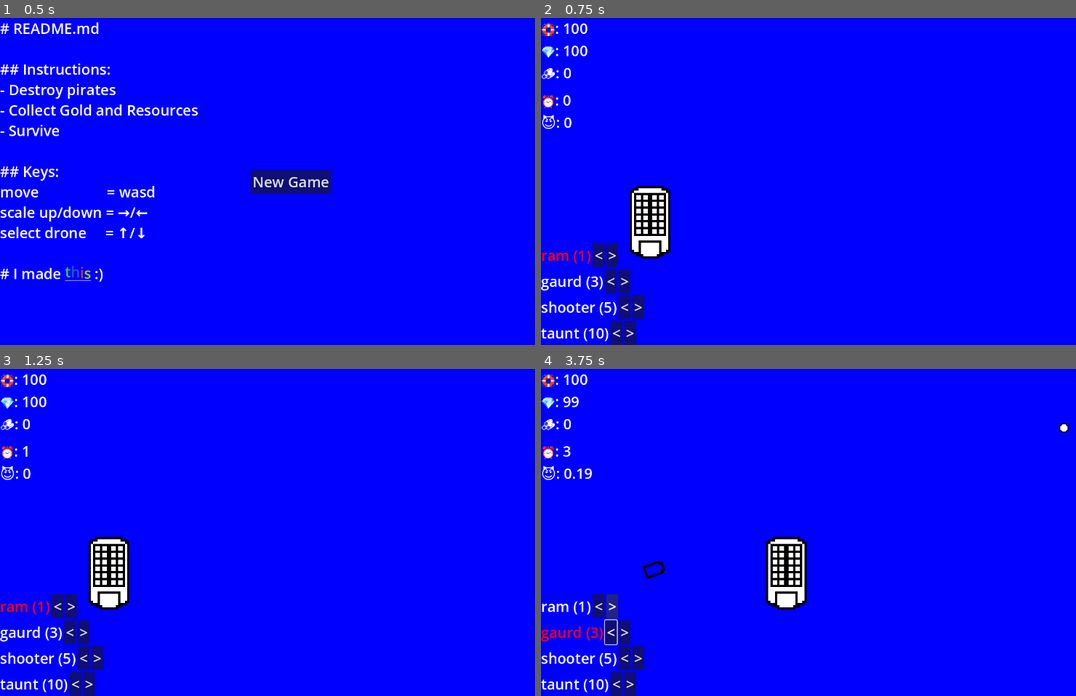
Above: before the commit, frames 1-4 (two rows, left to right).
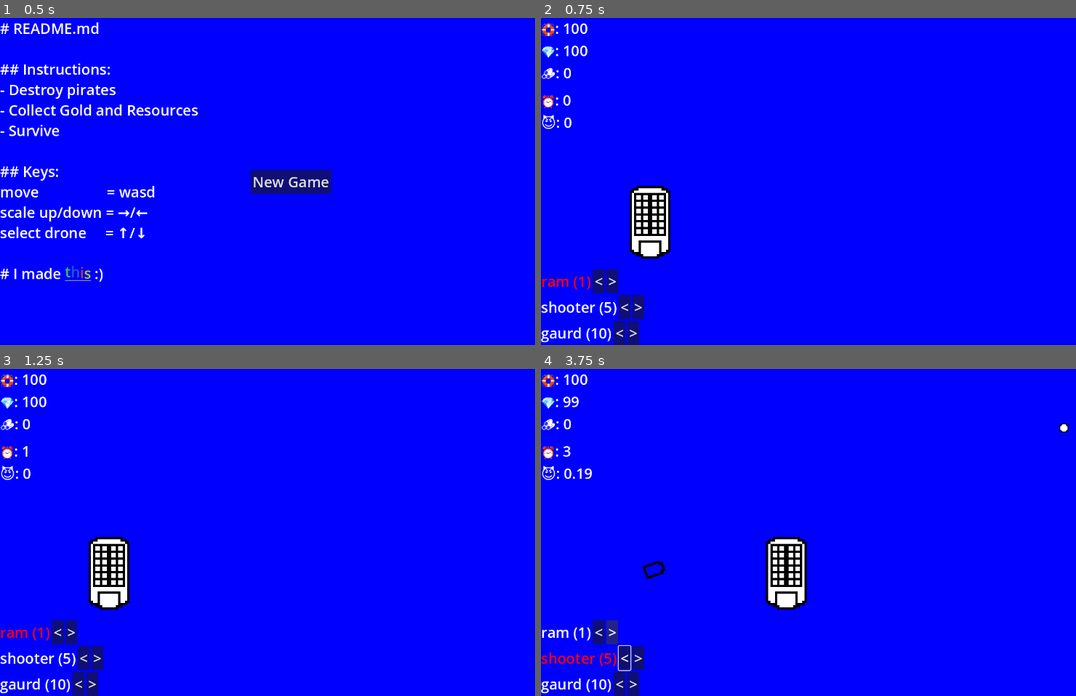
Above: after the commit, the same moments.

Repository: JoeyShapiro/ContainerCaptain
Game: Godot game, scene res://main.tscn
The game is run twice, just before and just after one commit, with the same random seed, the same clock (stepped at 60 frames per second) and the same inputs.
Inputs:
- Up to frame 1 (0.5 s): no input
- Up to frame 2 (0.75 s): click "New Game" at 0.5 s
- Up to frame 3 (1.25 s): no input
- Up to frame 4 (3.75 s): click "<" at 1.25 s; click ">" at 2 s; hold D (move_right) 2.78-3.53 s; hold Down (menu_down) from 3.53 s (still down)

Frame 1 is identical in both runs. In frame 2, 1.6% of the frame differs, in the area x 0-19%, y 68-100%; in frame 3, 1.6%; in frame 4, 1.9%.

Commit message:
added gaurd drone

Diff:
--- /dev/null
+++ b/droneTaunt.gd
@@ -0,0 +1,54 @@
+extends CharacterBody2D
+
+@export var path_to_player = '../Player'
+var player
+
+@export var speed = 0.5
+@export var max_hull = 10
+@export var damage = 0
+@export var cost = 10
+var hull
+
+@export var resource_scene : PackedScene
+@export var gold_scene : PackedScene
+
+# Called when the node enters the scene tree for the first time.
+func _ready():
+	player = get_node(path_to_player) # seems bad, but eh
+	hull = max_hull
+
+# Called every frame. 'delta' is the elapsed time since the previous frame.
+func _process(delta):
+	if hull <= 0:
+		on_destroy()
+
+	var enemies = get_tree().get_nodes_in_group('enemy')
+
+	# find the nearest enemy
+	var nearest_enemy = null # dont need to solve this now
+	var nearest_mag = INF # so i dont have to do it everytime
+	for enemy in enemies:
+		var e_mag = position.distance_to(enemy.position)
+		if e_mag < nearest_mag:
+			nearest_enemy = enemy
+			nearest_mag = e_mag
+
+	# better than len(enemies)
+	if nearest_enemy:
+		var r = get_angle_to(enemies[0].position)
+		rotation += r
+
+		# TODO dont waste time on math
+		velocity = Vector2(cos(rotation), sin(rotation)) * speed
+
+		position += velocity
+		rotation += PI/2 # or could minus from everywhere
+
+func _physics_process(delta):
+	var collision_body = move_and_collide(velocity * delta)
+
+func on_hit(damage):
+	pass
+
+func on_destroy():
+	queue_free()
--- /dev/null
+++ b/droneTaunt.tscn
@@ -0,0 +1,34 @@
+[gd_scene load_steps=5 format=3 uid="uid://bvtmc54t1bdg"]
+
+[ext_resource type="Script" path="res://droneTaunt.gd" id="1_fivrn"]
+[ext_resource type="Texture2D" uid="uid://k20yuhqicv6e" path="res://boat.png" id="2_ewm7v"]
+
+[sub_resource type="SpriteFrames" id="SpriteFrames_tqc1f"]
+animations = [{
+"frames": [{
+"duration": 1.0,
+"texture": ExtResource("2_ewm7v")
+}],
+"loop": true,
+"name": &"default",
+"speed": 5.0
+}]
+
+[sub_resource type="CapsuleShape2D" id="CapsuleShape2D_msnas"]
+radius = 14.0
+height = 60.0
+
+[node name="CharacterBody2D" type="CharacterBody2D" groups=["drone", "taunt"]]
+collision_layer = 4
+collision_mask = 5
+script = ExtResource("1_fivrn")
+metadata/_edit_group_ = true
+
+[node name="AnimatedSprite2D" type="AnimatedSprite2D" parent="."]
+modulate = Color(0, 1, 1, 1)
+texture_filter = 1
+scale = Vector2(5, 5)
+sprite_frames = SubResource("SpriteFrames_tqc1f")
+
+[node name="CollisionShape2D" type="CollisionShape2D" parent="."]
+shape = SubResource("CapsuleShape2D_msnas")
--- a/main.gd
+++ b/main.gd
@@ -15,7 +15,6 @@
 
 # TODO
 """
-- different drones -
 - scale game window
 - leveling
 - progress bars
@@ -49,6 +48,10 @@
 	for enemy in enemies:
 		enemy.queue_free()
 
+	var drones = get_tree().get_nodes_in_group('drone')
+	for drone in drones:
+		drone.queue_free()
+
 	$Difficulty.stop()
 	$TimerMob.stop()
 
@@ -72,19 +75,14 @@
 		'scene': 'res://droneRam.tscn'
 	})
 	drone_options.append({
-		'type': 'gaurd',
-		'rent': 3,
-		'scene': 'res://droneRam.tscn'
-	})
-	drone_options.append({
 		'type': 'shooter',
 		'rent': 5,
 		'scene': 'res://droneShooter.tscn'
 	})
 	drone_options.append({
-		'type': 'taunt',
+		'type': 'gaurd',
 		'rent': 10,
-		'scene': 'res://droneTaunt.tscn'
+		'scene': 'res://droneTaunt.tscn' # TODO more of a taunt
 	})
 
 	$Hud.display_stats($Player.hull, $Player.gold, $Player.resources)
